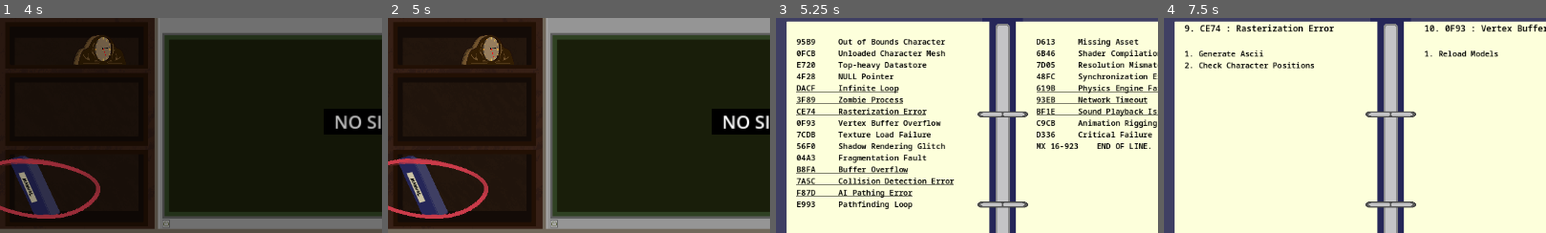
Above: before the commit, frames 1-4 (left to right).
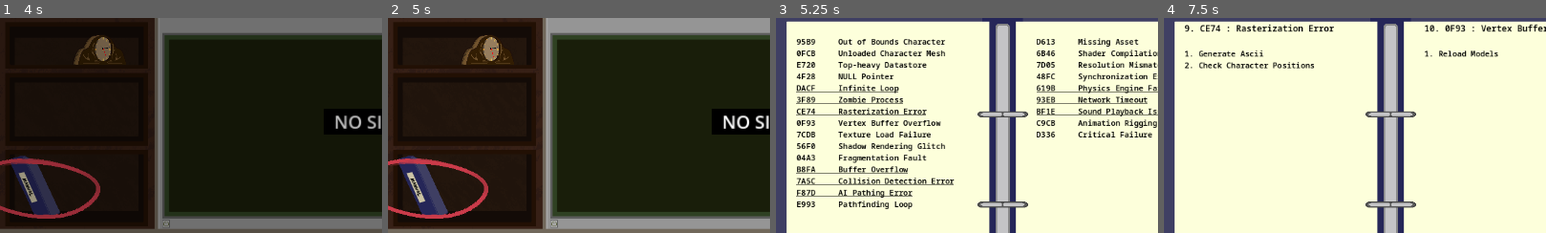
Above: after the commit, the same moments.

Repository: Carth501/team-ferret
Game: Godot game, scene res://scenes/splash/splash_screen_manager.tscn
The game is run twice, just before and just after one commit, with the same random seed, the same clock (stepped at 60 frames per second) and the same inputs. Sound files missing from this copy of the repository are replaced by a short silence.
Inputs (mouse positions are % of the whole screen's width and height, from its top left):
- Up to frame 1 (4 s): tap Enter at 0.5 s; move the mouse to (72, 45) at 0.52 s; click (72, 45) at 0.67 s; drag from (30, 55) to (45, 70) at 1.27 s; move the mouse to (60, 28) at 2.02 s; click (60, 28) at 2.17 s; click (93, 78) at 2.75 s; click "Continue" at 3.5 s
- Up to frame 2 (5 s): click (26, 61) at 4.27 s
- Up to frame 3 (5.25 s): click (5, 39) at 5 s
- Up to frame 4 (7.5 s): click "Continue" at 5.75 s; click "Continue" at 6.5 s; click (13, 24) at 7.25 s
The pictures show only the part of the screen within x 0-50%, y 0-50%; the shares and areas given below are measured in that part.

Frames 1-2 are identical in both runs. In frame 3, 0.4% of the frame differs, in the area x 68-98%, y 58-61%; in frame 4, nothing differs.

Commit message:
add debug features, skip hidden error, add to a level

Diff:
--- a/data/level_list.json
+++ b/data/level_list.json
@@ -73,7 +73,7 @@
 	  "gameplay": {
 		"starting_cpc": 25,
 		"goal_cpc": 900,
-		"shift_duration": 45,
+		"shift_duration": 300,
 		"error_freq": 0.1,
 		"errors": {
 		  "scheduled": [
@@ -568,7 +568,54 @@
 			}
 		  ],
 		  "random": [
-			"E_CRIT_FAIL"
+			"E_PHYSICS_FAIL",
+			"E_ANIM_RIG_ERR",
+			"E_AI_PATH_ERR",
+			"E_SHADER_COMP_ERR",
+			"E_SYNC_ERR",
+			"E_UNLOADED_CHAR_MESH",
+			"E_COLL_DET_ERR",
+			"E_PATH_LOOP",
+			"E_MISS_ASSET",
+			"E_UNLOADED_CHAR_MESH",
+			"E_COLL_DET_ERR",
+			"E_PATH_LOOP",
+			"E_MISS_ASSET",
+			"E_UNLOADED_CHAR_MESH",
+			"E_TOP_HEAVY_DATASTORE",
+			"E_NULL_POINTER",
+			"E_RASTER_ERR",
+			"E_AI_PATH_ERR",
+			"E_PATH_LOOP",
+			"E_RES_MISMATCH",
+			"E_VERTEX_BUFF_OVF",
+			"E_COLL_DET_ERR",
+			"E_UNLOADED_CHAR_MESH",
+			"E_UNLOADED_CHAR_MESH",
+			"E_COLL_DET_ERR",
+			"E_PATH_LOOP",
+			"E_MISS_ASSET",
+			"E_UNLOADED_CHAR_MESH",
+			"E_TOP_HEAVY_DATASTORE",
+			"E_NULL_POINTER",
+			"E_RASTER_ERR",
+			"E_AI_PATH_ERR",
+			"E_PATH_LOOP",
+			"E_RES_MISMATCH",
+			"E_VERTEX_BUFF_OVF",
+			"E_COLL_DET_ERR",
+			"E_RASTER_ERR",
+			"E_AI_PATH_ERR",
+			"E_PATH_LOOP",
+			"E_PHYSICS_FAIL",
+			"E_ANIM_RIG_ERR",
+			"E_AI_PATH_ERR",
+			"E_SHADER_COMP_ERR",
+			"E_SYNC_ERR",
+			"E_UNLOADED_CHAR_MESH",
+			"E_COLL_DET_ERR",
+			"E_PATH_LOOP",
+			"E_MISS_ASSET"
 		  ]
 		},
 		"init_values": {
@@ -592,7 +639,32 @@
 		  ],
 		  "random": [
 			"E_OUT_OF_BOUNDS",
-			"E_UNLOADED_MESH"
+			"E_UNLOADED_CHAR_MESH",
+			"E_UNLOADED_CHAR_MESH",
+			"E_COLL_DET_ERR",
+			"E_PATH_LOOP",
+			"E_MISS_ASSET",
+			"E_UNLOADED_CHAR_MESH",
+			"E_TOP_HEAVY_DATASTORE",
+			"E_NULL_POINTER",
+			"E_RASTER_ERR",
+			"E_AI_PATH_ERR",
+			"E_PATH_LOOP",
+			"E_RES_MISMATCH",
+			"E_VERTEX_BUFF_OVF",
+			"E_COLL_DET_ERR",
+			"E_RASTER_ERR",
+			"E_AI_PATH_ERR",
+			"E_PATH_LOOP",
+			"E_PHYSICS_FAIL",
+			"E_ANIM_RIG_ERR",
+			"E_AI_PATH_ERR",
+			"E_SHADER_COMP_ERR",
+			"E_SYNC_ERR",
+			"E_UNLOADED_CHAR_MESH",
+			"E_COLL_DET_ERR",
+			"E_PATH_LOOP",
+			"E_MISS_ASSET"
 		  ]
 		},
 		"init_values": {
--- a/scripts/cubicle.gd
+++ b/scripts/cubicle.gd
@@ -25,6 +25,7 @@
 @onready var simulation_screen := $Cubicle/Background/GameScreen
 @onready var simulation_shaders := $Cubicle/Background/GameScreen/Screen_Shaders
 @onready var pager_ref := $pager
+@onready var complete_level_cheat := $"pause curtain/complete level"
 var current_level_id: String
 var data: data_libraries_single
 var loader: level_loader
@@ -64,6 +65,10 @@
 		push_error("resume_button not hooked up")
 	else:
 		resume_button.internal_button.pressed.connect(toggle_pause)
+	if(OS.is_debug_build()):
+		complete_level_cheat.visible = true
+	else:
+		complete_level_cheat.queue_free()
 
 func load_level(level_id: String = "test"):
 	current_level_id = level_id
@@ -113,6 +118,7 @@
 	if(current_level.gameplay.has("error_freq")):
 		error_factory_controller.set_error_freq(current_level.gameplay.error_freq)
 
+
 func get_error_schedule(level):
 	var error_id_schedule = level.gameplay.errors.scheduled
 	for error in error_id_schedule:
@@ -213,7 +219,7 @@
 	error_resolved.play()
 
 func setup_manual():
-	manual_instance.write_manual(data.error_data, data.control_data)
+	manual_instance.write_manual(data.get_error_data_copy(), data.control_data)
 
 func set_initial_module_settings():
 	if(current_level.has("init_values")):
--- a/scripts/manual.gd
+++ b/scripts/manual.gd
@@ -44,6 +44,8 @@
 	var index_page := 0
 	pages_index.append("")
 	for error in error_list:
+		if(error.id == "DONT_USE"):
+			continue
 		if(count >= index_page_size):
 			count = 0
 			index_page += 1
--- a/scripts/singletons/data_libraries.gd
+++ b/scripts/singletons/data_libraries.gd
@@ -24,6 +24,9 @@
 	else:
 		push_error("control library does not exist")
 
+func get_error_data_copy() -> Array[Variant]:
+	return error_data.duplicate(true)
+
 func dereference_error_id(id: String):
 	for error_def in error_data.duplicate(true):
 		if(error_def.id == id):
